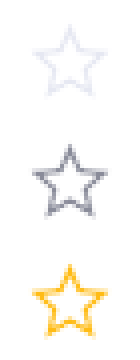
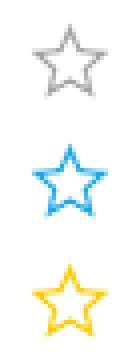
Layered file, before and after one edit (w=140, h=360). Changes by layer:
pixels changed over [28, 20, 112, 340] (layer not identified)
